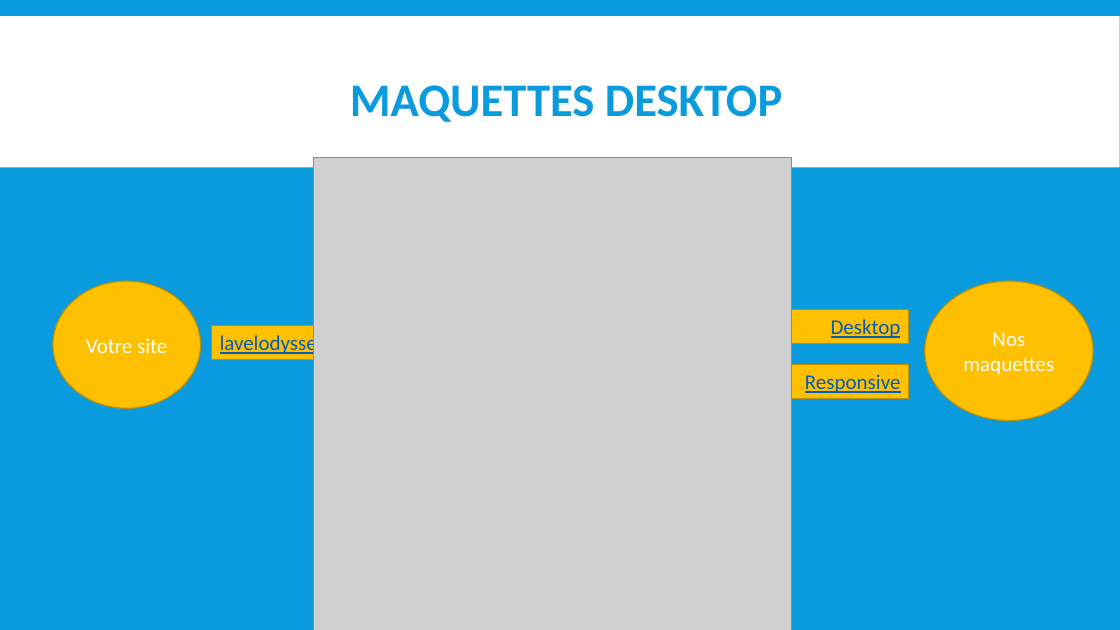
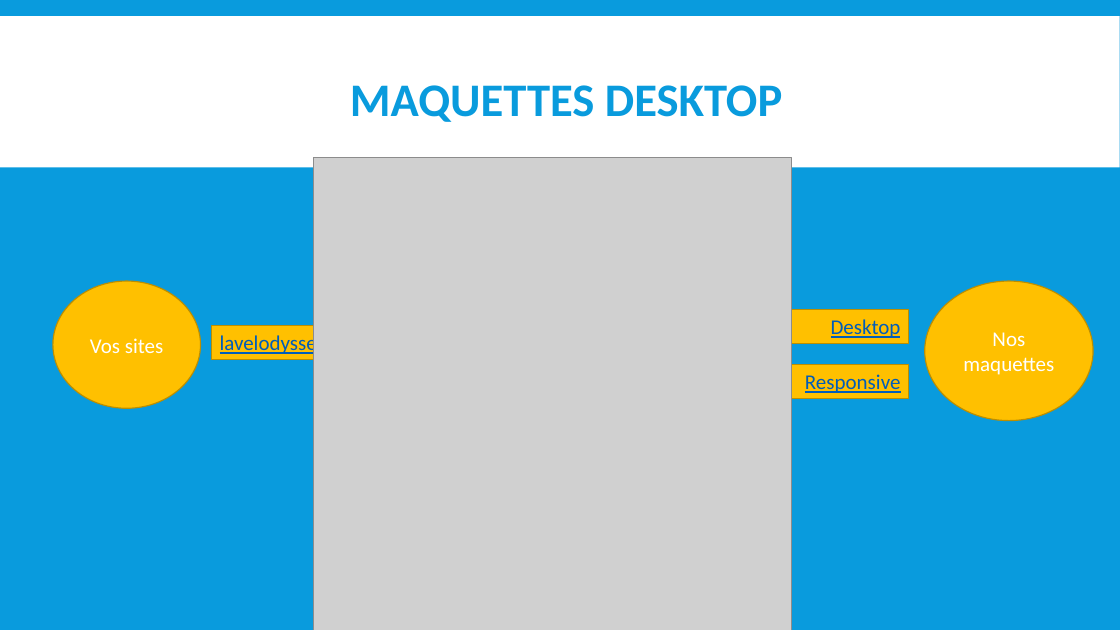
Before and after one commit to GrischK/EuroVelo-5, a slide deck: slide 7 of Ressources/Présentation Projet/Vélodyssée.pptx (slide 6 before the commit). Drawn at 1120x630 pixels with LibreOffice and Linux fonts; fonts in the diff are those of the drawing; grey boxes stand for pictures. Boxes give left, top, right and bottom in pixels: in the first picture for what was removed or moved away, otherwise in the second. Text is boxed around its words. In the diff, an @@ line names an element or a change of style, - is before the commit and + after.

```diff
--- a/Ressources/Présentation Projet/Vélodyssée.pptx
+++ b/Ressources/Présentation Projet/Vélodyssée.pptx
@@ text in ellipse at [90,338,163,353]: text changed @@
-Votre site
+Vos sites
```
Also in this commit, not shown: 6 other slides changed, 4 slides added, 2 slides removed.
